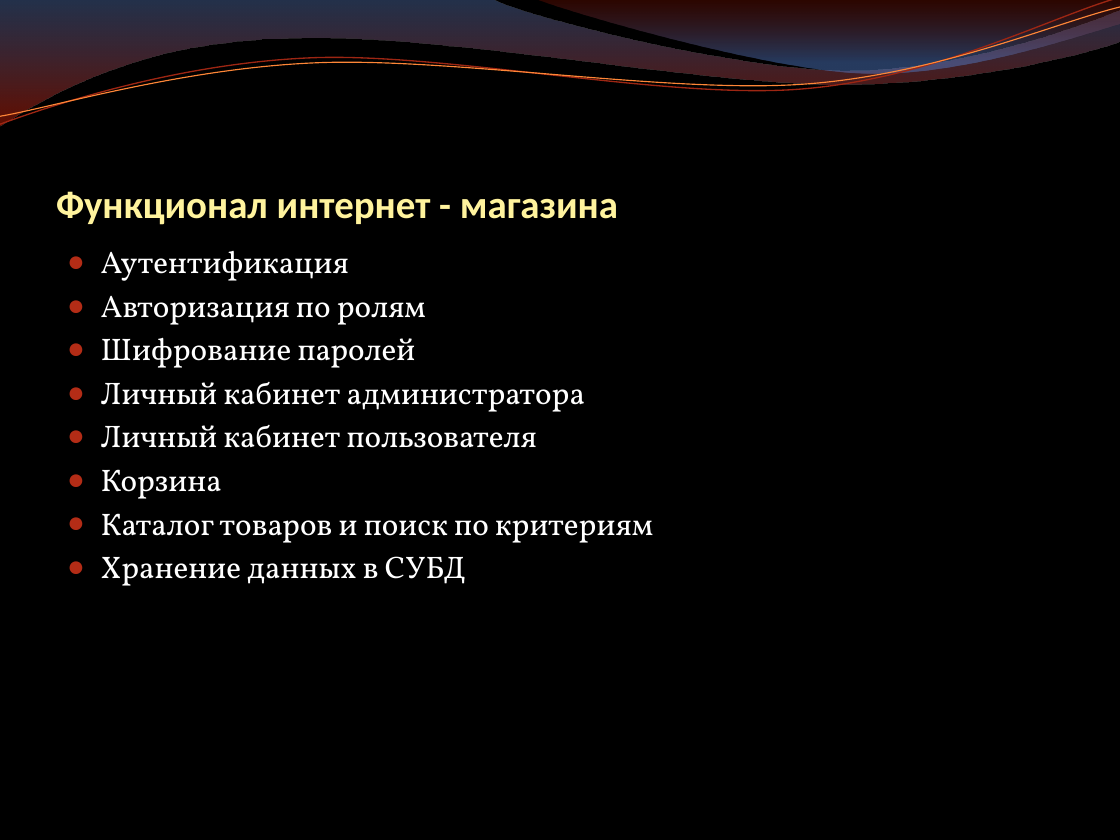
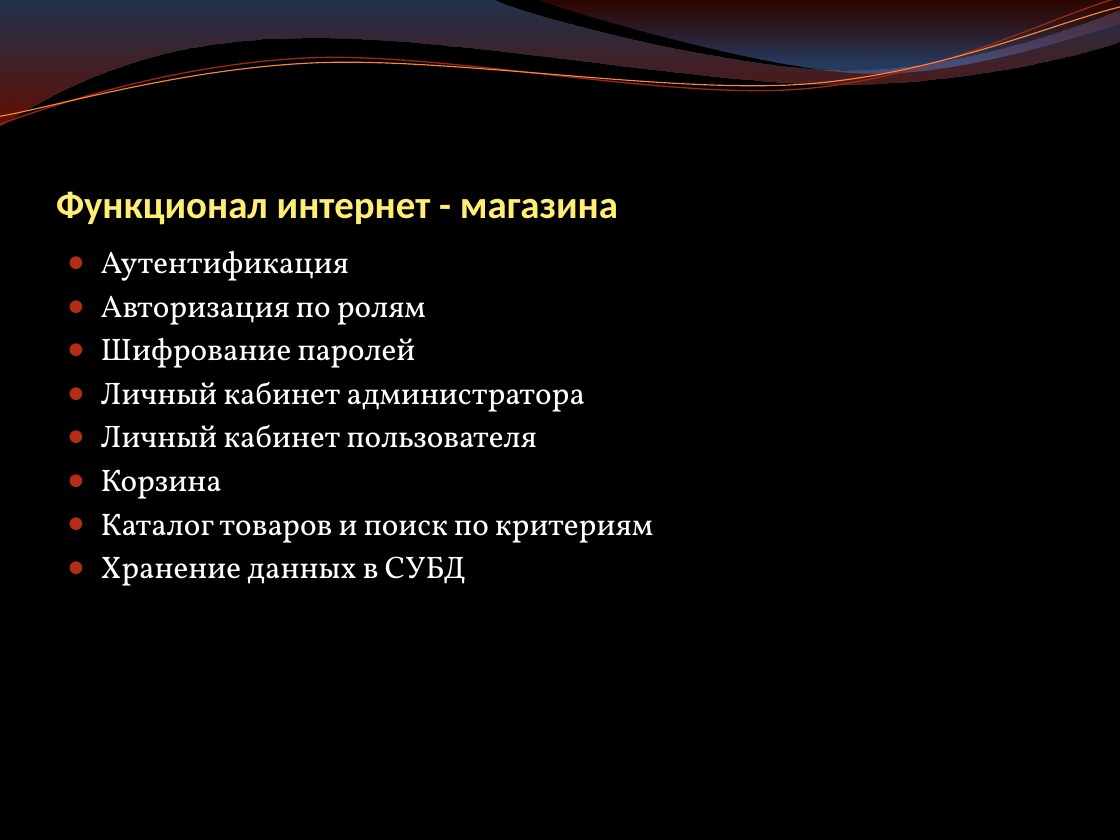
Before and after one commit to OksanaUmanets/final-project1, a slide deck: slide 3 of Презентация.pptx. Drawn at 1120x840 pixels with LibreOffice and Linux fonts; fonts in the diff are those of the drawing; background and template pictures are left out. Boxes give left, top, right and bottom in pixels: in the first picture for what was removed or moved away, otherwise in the second. Text is boxed around its words. In the diff, an @@ line names an element or a change of style, - is before the commit and + after.

```diff
--- a/Презентация.pptx
+++ b/Презентация.pptx
@@ title "Функционал интернет - магазина" at box(56, 191, 618, 225): text colour #FFF39D to #FFEE74 @@
```
Also in this commit, not shown: 6 other slides changed, 2 slides added, 4 other files.
